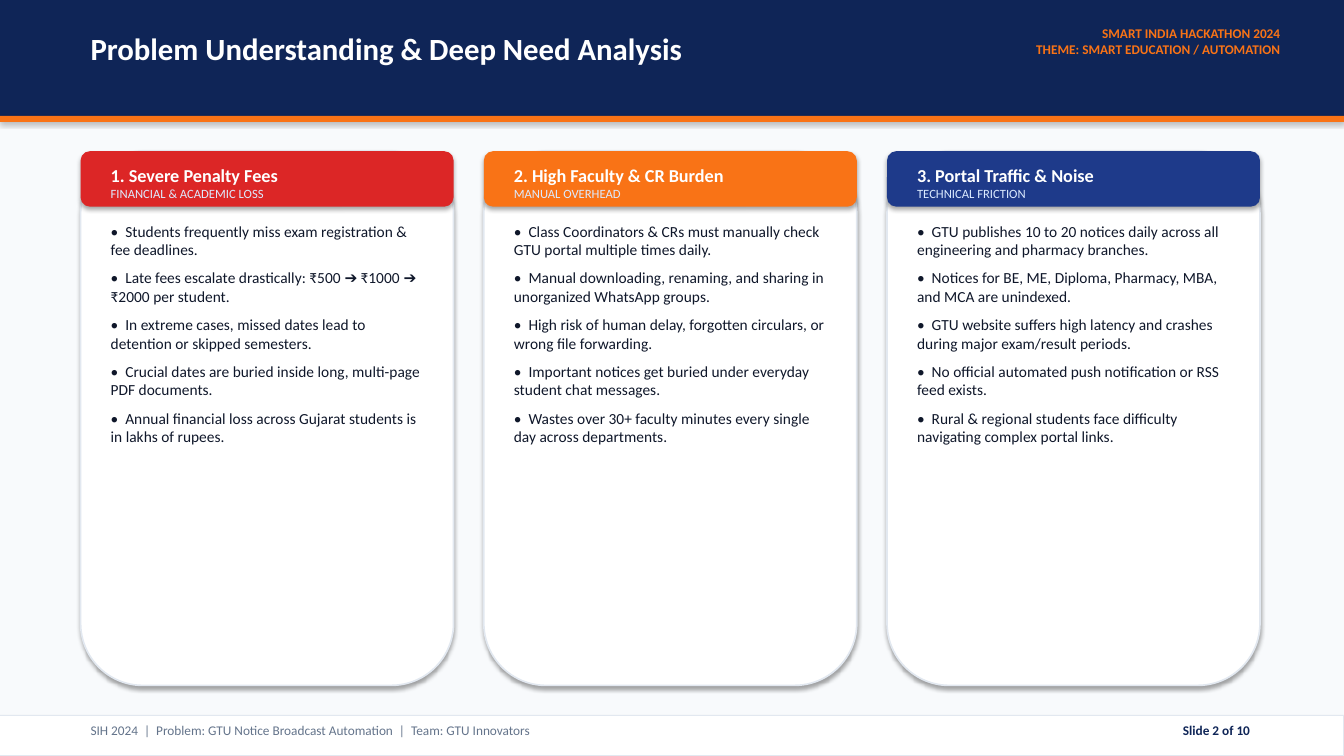
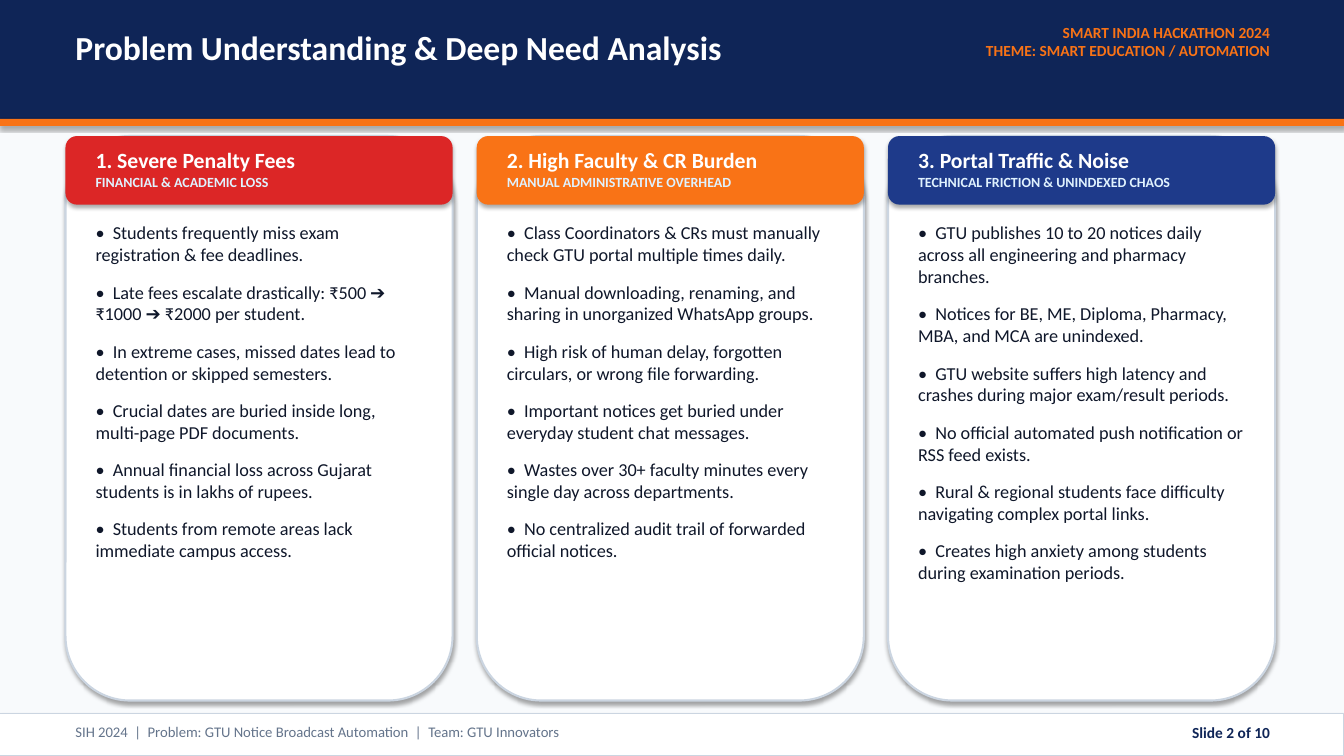
Before and after one commit to SMuhammad24/GTUAlertsystem, a slide deck: slide 2 of SIH2024_GTU_Alert_System_Presentation.pptx. Drawn at 1344x756 pixels with LibreOffice and Linux fonts; fonts in the diff are those of the drawing. Boxes give left, top, right and bottom in pixels: in the first picture for what was removed or moved away, otherwise in the second. Text is boxed around its words. In the diff, an @@ line names an element or a change of style, - is before the commit and + after.

Commit message:
style: enlarge fonts and optimize slide space utilization in SIH presentation

```diff
--- a/SIH2024_GTU_Alert_System_Presentation.pptx
+++ b/SIH2024_GTU_Alert_System_Presentation.pptx
@@ text "Problem Understanding & Deep Need ..." moved from (x1=91, y1=38, x2=682, y2=66) to (x1=75, y1=36, x2=722, y2=66) @@
@@ text "Problem Understanding & Deep Need ..." at (x1=75, y1=36, x2=722, y2=66): size 22 to 24 pt @@
@@ text "SMART INDIA HACKATHON 2024 THEME: ..." at (x1=986, y1=28, x2=1270, y2=56): size 9.5 to 11 pt @@
@@ text "SMART INDIA HACKATHON 2024 THEME: ..." moved from (x1=1036, y1=29, x2=1280, y2=54) to (x1=986, y1=28, x2=1270, y2=56) @@
@@ rectangle moved from (x1=0, y1=116, x2=1344, y2=122) to (x1=0, y1=119, x2=1344, y2=126) @@
@@ rounded rectangle resized from (x1=81, y1=151, x2=454, y2=207) to (x1=66, y1=136, x2=453, y2=205) @@
@@ rounded rectangle resized from (x1=81, y1=151, x2=454, y2=686) to (x1=66, y1=136, x2=453, y2=701) @@
@@ text "1. Severe Penalty Fees" moved from (x1=111, y1=169, x2=278, y2=198) to (x1=96, y1=152, x2=295, y2=187) @@
@@ text "1. Severe Penalty Fees" at (x1=96, y1=152, x2=295, y2=187): size 13 to 15.5 pt in "1. Severe Penalty Fees"; size 9 to 10 pt, text colour #DCEBFF to #E0F2FE, bold on in "FINANCIAL & ACADEMIC LOSS" @@
@@ rounded rectangle resized from (x1=484, y1=151, x2=857, y2=207) to (x1=477, y1=136, x2=864, y2=205) @@
@@ rounded rectangle resized from (x1=484, y1=151, x2=857, y2=686) to (x1=477, y1=136, x2=864, y2=701) @@
@@ text "2. High Faculty & CR ..." moved from (x1=514, y1=169, x2=724, y2=198) to (x1=507, y1=152, x2=757, y2=187) @@
@@ rounded rectangle resized from (x1=887, y1=151, x2=1260, y2=207) to (x1=888, y1=136, x2=1275, y2=205) @@
@@ outline #E2E8F0 1.2 pt to #CBD5E1 1.5 pt in 3 elements at (x1=477, y1=136, x2=864, y2=701), (x1=66, y1=136, x2=453, y2=701), (x1=888, y1=136, x2=1275, y2=701) @@
@@ rounded rectangle resized from (x1=887, y1=151, x2=1260, y2=686) to (x1=888, y1=136, x2=1275, y2=701) @@
@@ text "3. Portal Traffic & Noise" moved from (x1=917, y1=169, x2=1094, y2=198) to (x1=918, y1=152, x2=1170, y2=187) @@
@@ text at (x1=507, y1=178, x2=731, y2=187): text changed; size 9 to 10 pt; text colour #DCEBFF to #E0F2FE; bold on @@
-MANUAL OVERHEAD
+MANUAL ADMINISTRATIVE OVERHEAD
@@ text at (x1=507, y1=152, x2=757, y2=172): size 13 to 15.5 pt in "2. High Faculty & CR Burden" @@
@@ text at (x1=918, y1=178, x2=1170, y2=187): text changed; size 9 to 10 pt; text colour #DCEBFF to #E0F2FE; bold on @@
-TECHNICAL FRICTION
+TECHNICAL FRICTION & UNINDEXED CHAOS
@@ text at (x1=918, y1=152, x2=1129, y2=168): size 13 to 15.5 pt in "3. Portal Traffic & Noise" @@
@@ text "• Students frequently miss exam ..." moved from (x1=111, y1=226, x2=420, y2=445) to (x1=96, y1=226, x2=396, y2=560) @@
@@ text at (x1=96, y1=226, x2=396, y2=501): size 11 to 13 pt in "• Students frequently miss exam registration & ...", "• Late fees escalate drastically: ₹500 ➔ ...", "• In extreme cases, missed dates lead ...", "• Crucial dates are buried inside long, ..." and 1 more places; more space between paragraphs @@
@@ text "• Class Coordinators & CRs ..." moved from (x1=514, y1=226, x2=824, y2=445) to (x1=507, y1=226, x2=821, y2=557) @@
@@ text at (x1=507, y1=226, x2=821, y2=501): size 11 to 13 pt in "• Class Coordinators & CRs must manually ...", "• Manual downloading, renaming, and sharing in ...", "• High risk of human delay, forgotten ...", "• Important notices get buried under everyday ..." and 1 more places; more space between paragraphs @@
@@ text at (x1=918, y1=226, x2=1243, y2=523): size 11 to 13 pt in "• GTU publishes 10 to 20 notices ...", "• Notices for BE, ME, Diploma, Pharmacy, ...", "• GTU website suffers high latency and ...", "• No official automated push notification or ..." and 1 more places; more space between paragraphs @@
@@ text at (x1=96, y1=522, x2=353, y2=560): paragraph added @@
+• Students from remote areas lack immediate campus access.
@@ text at (x1=507, y1=522, x2=806, y2=557): paragraph added @@
+• No centralized audit trail of forwarded official notices.
@@ text at (x1=918, y1=544, x2=1207, y2=582): paragraph added @@
+• Creates high anxiety among students during examination periods.
@@ rectangle at (x1=0, y1=714, x2=1344, y2=756): outline #E2E8F0 0.75 pt to #CBD5E1 0.75 pt @@
@@ text "SIH 2024 | Problem: GTU ..." moved from (x1=91, y1=726, x2=530, y2=735) to (x1=75, y1=727, x2=559, y2=737) @@
@@ text "SIH 2024 | Problem: GTU ..." at (x1=75, y1=727, x2=559, y2=737): size 9.5 to 10.5 pt @@
@@ text "Slide 2 of 10" at (x1=1192, y1=727, x2=1270, y2=738): size 9.5 to 11 pt @@
```
Also in this commit, not shown: 9 other slides changed, 1 other file.
